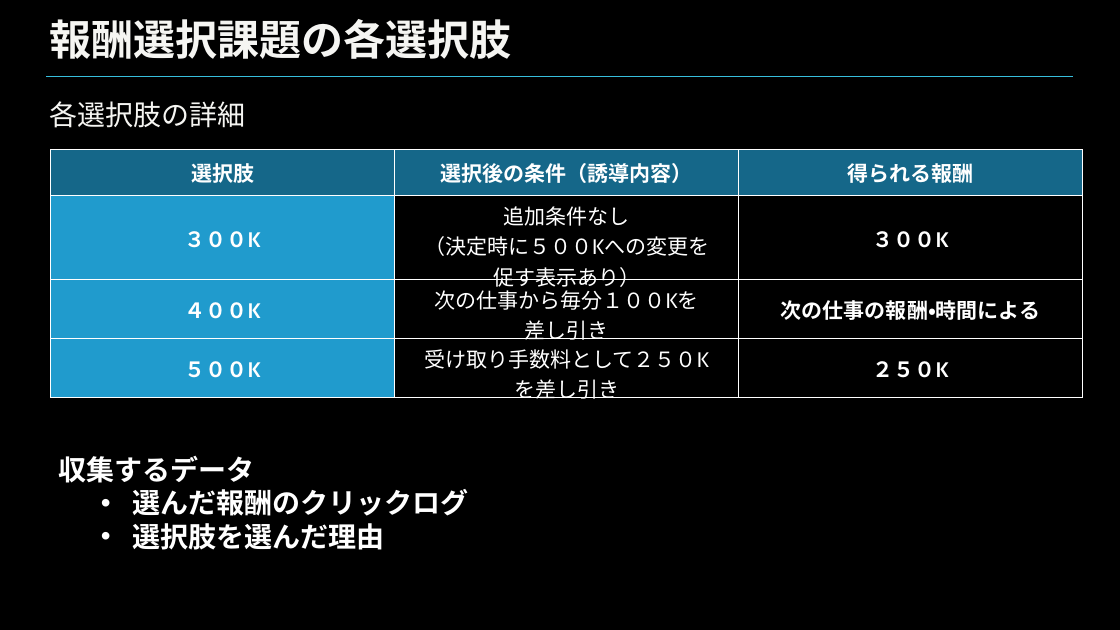
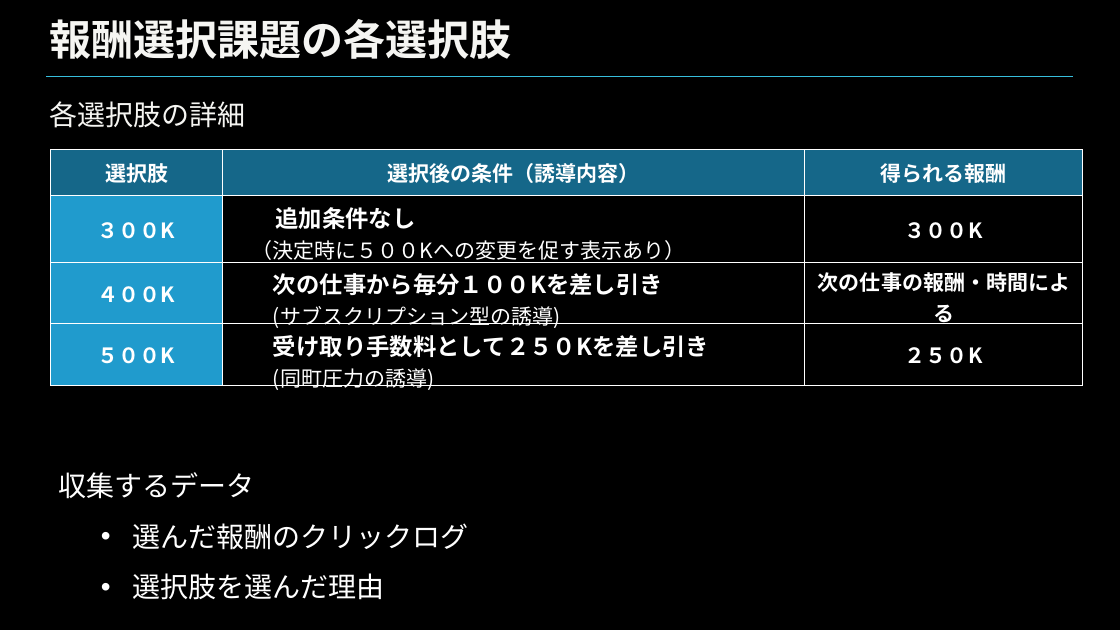
Before and after one commit to nishinekoma/graduate-school, a slide deck: slide 13 of 自身の研究/大学院での研究/学会/HCD/本番/1129HCD発表資料.pptx. Drawn at 1120x630 pixels with LibreOffice and Linux fonts; fonts in the diff are those of the drawing; background and template pictures are left out. Boxes give left, top, right and bottom in pixels: in the first picture for what was removed or moved away, otherwise in the second. Text is boxed around its words. In the diff, an @@ line names an element or a change of style, - is before the commit and + after.

```diff
--- a/自身の研究/大学院での研究/学会/HCD/本番/1129HCD発表資料.pptx
+++ b/自身の研究/大学院での研究/学会/HCD/本番/1129HCD発表資料.pptx
@@ table at (x1=50, y1=150, x2=1083, y2=394) @@
-row 2, column 2: 追加条件なし / （決定時に５００Kへの変更を / 促す表示あり）
+row 2, column 2: 追加条件なし / （決定時に５００Kへの変更を促す表示あり）
-row 3, column 2: 次の仕事から毎分１００Kを / 差し引き
+row 3, column 2: 次の仕事から毎分１００Kを差し引き (サブスクリプション型の誘導)
-row 4, column 2: 受け取り手数料として２５０K / を差し引き
+row 4, column 2: 受け取り手数料として２５０Kを差し引き (同町圧力の誘導)
@@ font Cabin to Noto Sans CJK JP in "選択肢", "選択後の条件（誘導内容）", "得られる報酬", "３００K" and 5 more places @@
@@ text "収集するデータ" at (x1=59, y1=472, x2=468, y2=600): font Cabin to Noto Sans CJK JP, bold off; line spacing 1 to 1.5 @@
```
Also in this commit, not shown: 14 other slides changed, 1 other file.
